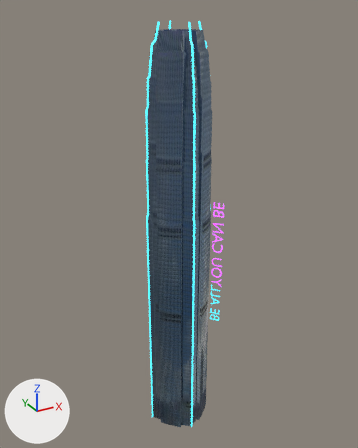
What one commit did to the glTF model bldg_ifc.glb.
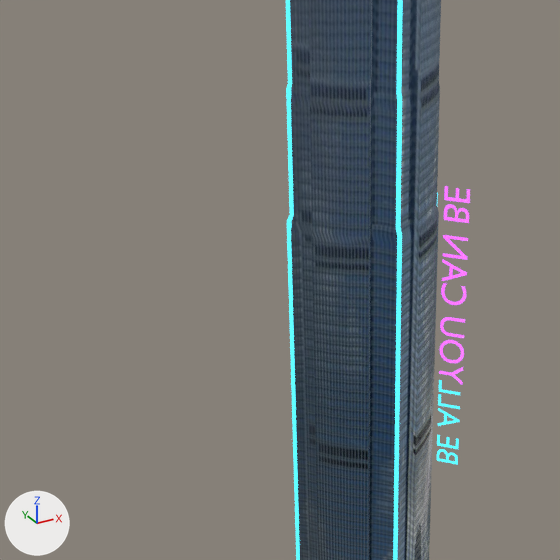
Each version is shown whole from a 50 mm lens placed at (-362.0, -703.0, 430.0), pointed at (-134.0, -288.0, 223.0), then close up on the part from 7% to 73% of the width and 27% to 81% of the height. The axes (+X, +Y, +Z) are drawn at lower left. The lights are the same throughout. Where no turn or scale is listed for an object, it has been applied to the vertices.

Before the edit, the objects in view are built like this:
```python
me_plane_014 = bpy.data.meshes.new('Plane.014')
me_plane_014.from_pydata(...)  # 4040 vertices, 8064 faces; spans x -36.0..36.0, y -35.0..35.0, z 0.0..434.0
me_plane_014.materials.append(mat_glow_blue)  # cyan #2fd5e7
me_text_017 = bpy.data.meshes.new('Text.017')
me_text_017.from_pydata(...)  # 141 vertices, 137 faces; spans x 0.0..7.1, y -7.8..0.0, z 1.2..46.0
me_text_017.materials.append(mat_glow_blue)  # cyan #2fd5e7
me_text_018 = bpy.data.meshes.new('Text.018')
me_text_018.from_pydata(...)  # 420 vertices, 412 faces; spans x -0.1..7.7, y -8.5..0.1, z 0.0..97.7
me_text_018.materials.append(mat_glowpink)  # cyan #2fd5e7
ob_bldg_ifc_001 = bpy.data.objects.new('bldg_ifc.001', me_plane_014)
ob_bldg_ifc_001.location = (-138.2, -296.8, -15.8)
ob_text_022 = bpy.data.objects.new('Text.022', me_text_017)
ob_text_022.location = (-104.0, -306.8, 104.9)
ob_text_023 = bpy.data.objects.new('Text.023', me_text_018)
ob_text_023.location = (-104.0, -306.8, 150.1)
# also in view: 'bldg_ifc' at (-138.0, -297.0, 197.0)
```
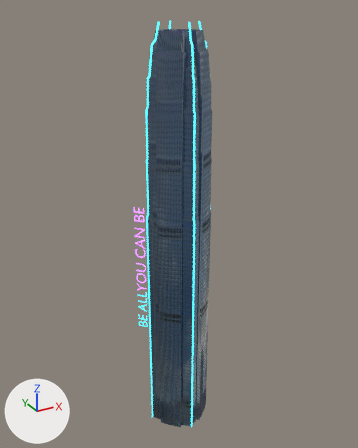
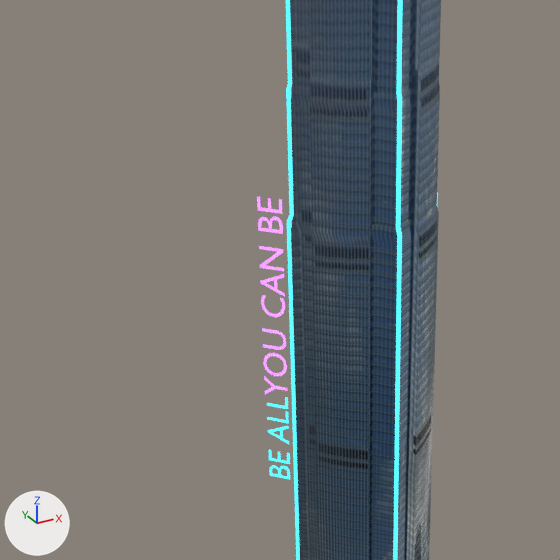
The newer file is also rescaled (x0.1), turned or shifted as a whole; pictures and numbers use the older file's frame.

Boxes (x1, y1, x2, y2) around the edits, measured in the close-ups (560 x 560 px):
'Text.023', deleted
    before: (439, 186, 470, 385)
'lights_ifc1b', added
    after: (257, 197, 288, 394)
'Text.022', deleted (cyan)
    before: (437, 380, 460, 465)
'lights_ifc1a', added (cyan)
    after: (267, 397, 290, 480)
'bldg_ifc.001', unchanged, covered by the edit
    before: (286, 0, 438, 560)
'lights_ifc', unchanged, uncovered by the edit
    after: (286, 0, 438, 560)

Diff of the bpy script that builds the scene:
```diff
--- a/bldg_ifc.glb.py
+++ b/bldg_ifc.glb.py
@@ me_text_018_1 @@
+me_text_018_1.from_pydata(...)  # 150 vertices, 142 faces; spans x -7.7..0.1, y -0.1..8.5, z 0.0..97.7
+me_text_018_1.materials.append(mat_glowpink)  # cyan #2fd5e7
@@ me_text_017_1 @@
+me_text_017_1.from_pydata(...)  # 69 vertices, 65 faces; spans x -7.1..0.0, y 0.0..7.8, z 1.2..46.0
+me_text_017_1.materials.append(mat_glow_blue)  # cyan #2fd5e7
@@ ob_text_022 @@
-ob_text_022 = bpy.data.objects.new('Text.022', me_text_017)
-ob_text_022.location = (-104.0, -306.8, 104.9)
@@ ob_text_023 @@
-ob_text_023 = bpy.data.objects.new('Text.023', me_text_018)
-ob_text_023.location = (-104.0, -306.8, 150.1)
@@ ob_lights_ifc1b @@
+ob_lights_ifc1b = bpy.data.objects.new('lights_ifc1b', me_text_018_1)
+ob_lights_ifc1b.location = (-172.5, -286.9, 150.1)
@@ ob_lights_ifc1a @@
+ob_lights_ifc1a = bpy.data.objects.new('lights_ifc1a', me_text_017_1)
+ob_lights_ifc1a.location = (-172.5, -286.9, 104.9)
```
